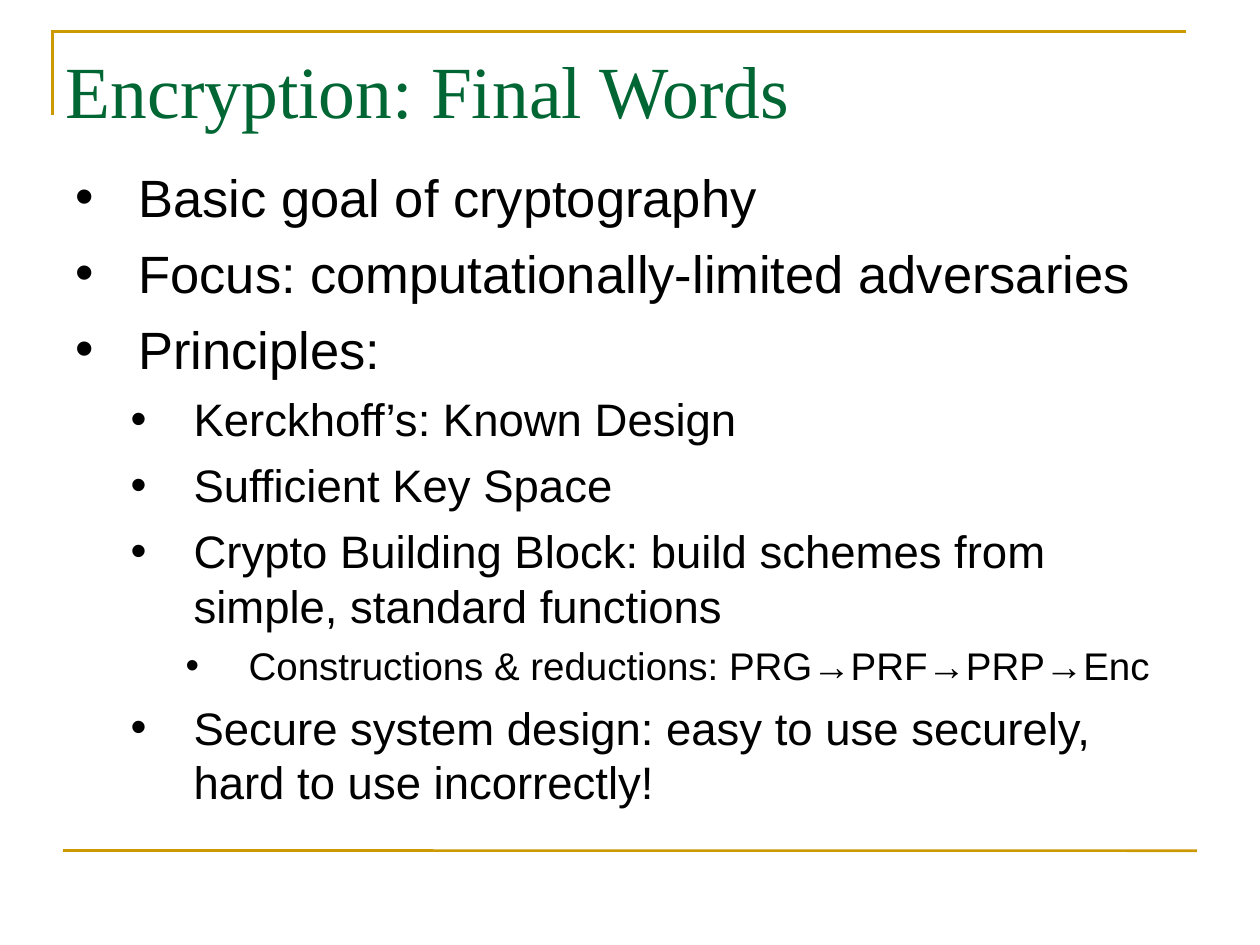
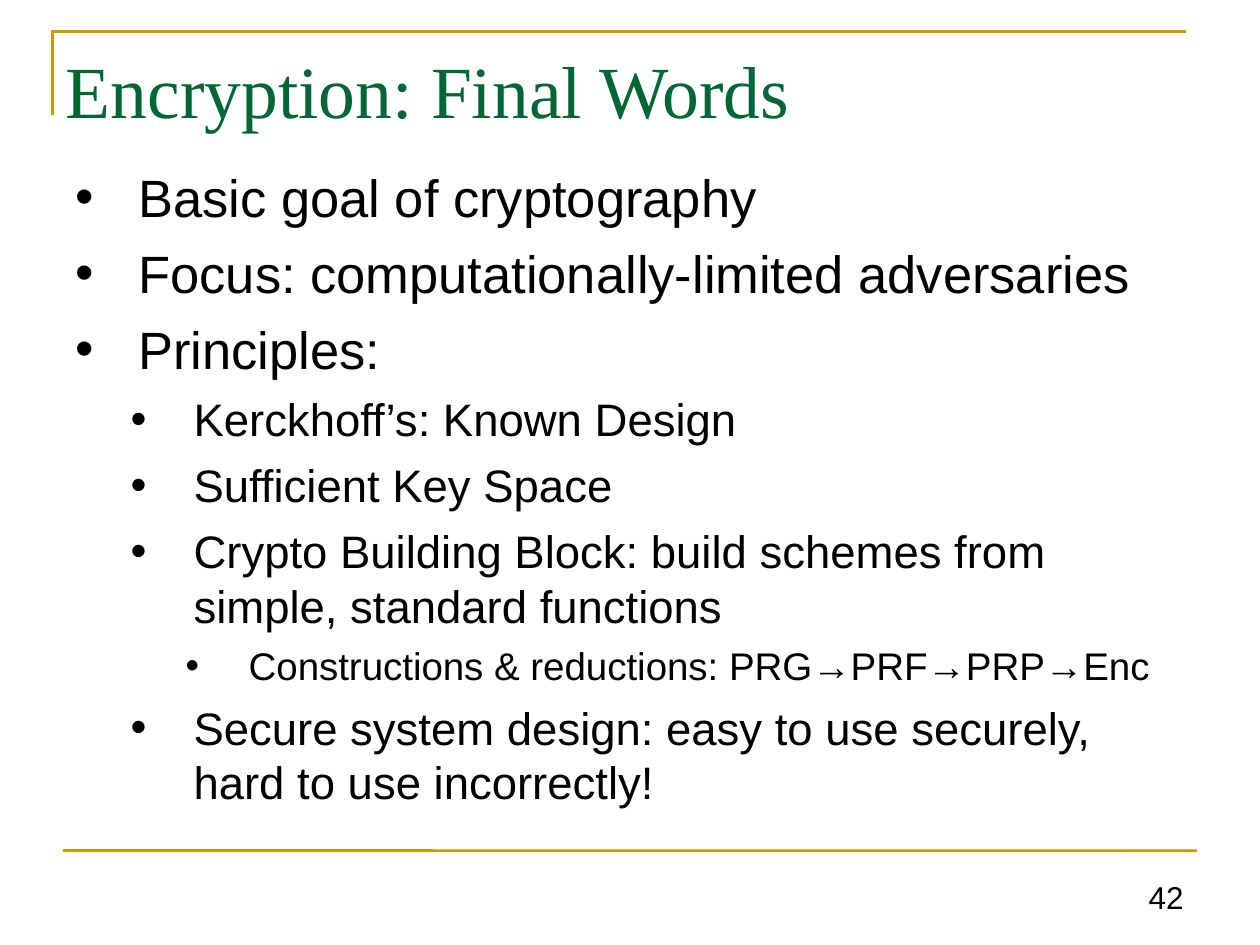
Before and after one commit to GhadaAlmashaqbeh/GhadaAlmashaqbeh.github.io, a slide deck: slide 42 of courses/cse3400-s2021/lecture4.pptx. Drawn at 1260x945 pixels with LibreOffice and Linux fonts; fonts in the diff are those of the drawing. Boxes give left, top, right and bottom in pixels: in the first picture for what was removed or moved away, otherwise in the second. Text is boxed around its words. In the diff, an @@ line names an element or a change of style, - is before the commit and + after.

```diff
--- a/courses/cse3400-s2021/lecture4.pptx
+++ b/courses/cse3400-s2021/lecture4.pptx
@@ page number added at (1149, 887, 1184, 909), 18 pt, text #000000 @@
+42
```
Also in this commit, not shown: 4 other slides changed, 3 slides added, 2 slides removed, 2 other files.
